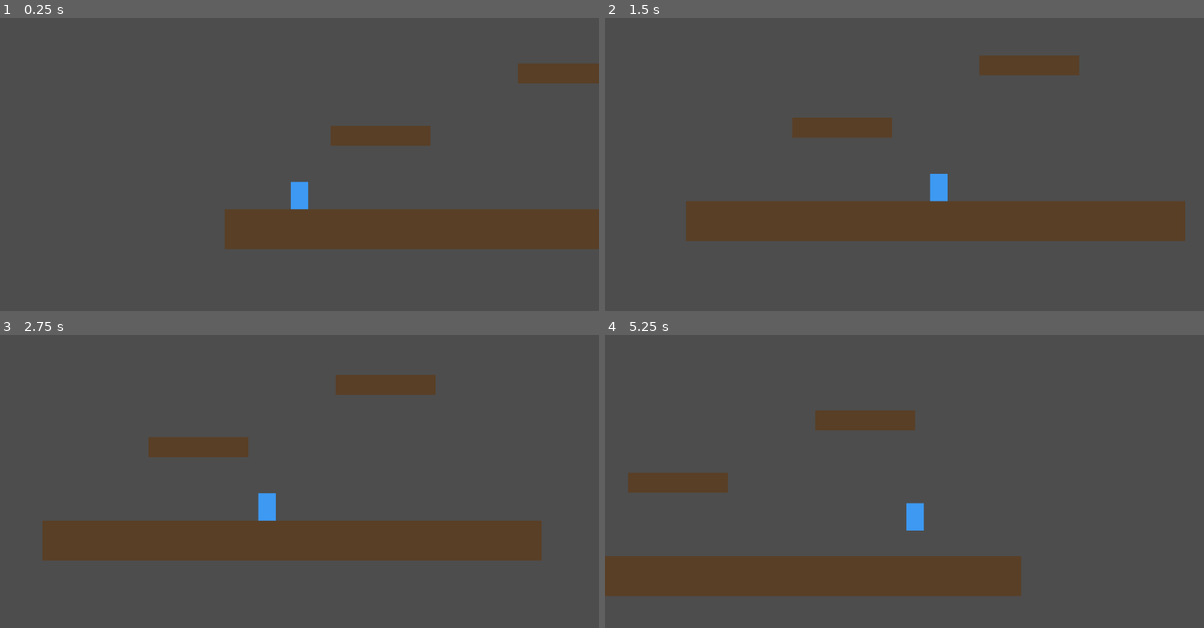
Above: before the commit, frames 1-4 (two rows, left to right).
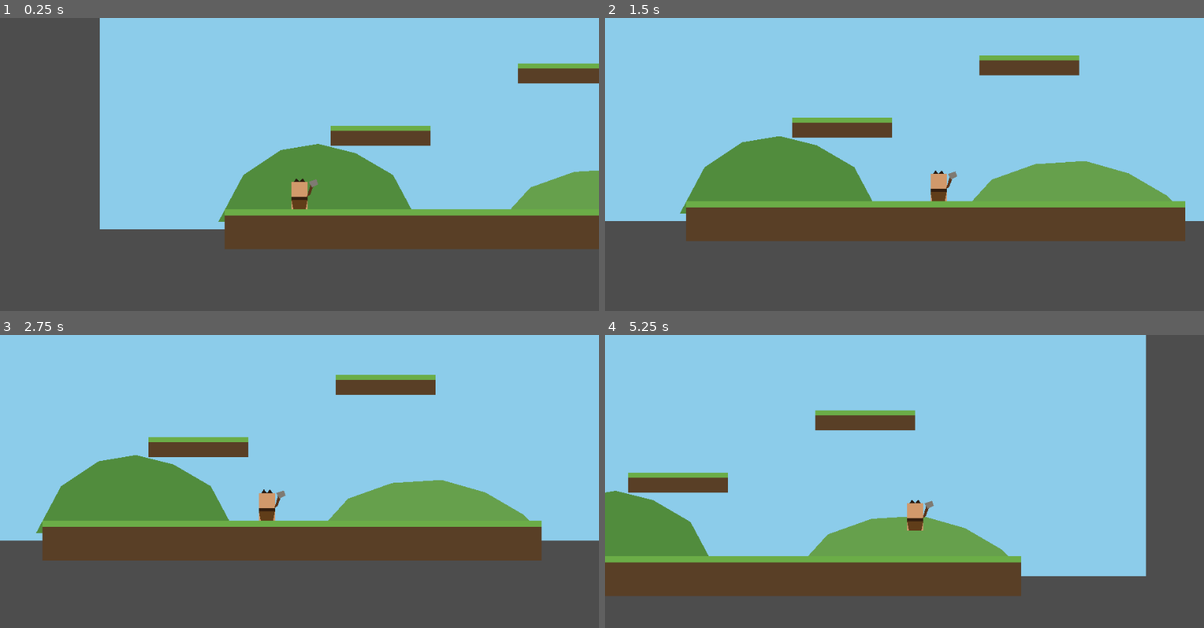
Above: after the commit, the same moments.

Repository: BrettSaley/Godot-platformer
Game: Godot game, scene res://scenes/Main.tscn
Two runs of this game, one before a commit and one after it. Both use one fixed random seed, a clock stepped at 60 frames per second and the inputs below.
Inputs:
- Up to frame 1 (0.25 s): no input
- Up to frame 2 (1.5 s): tap Enter (ui_accept) at 0.5, 0.77 s; hold Right (ui_right) from 0.53 s (still down)
- Up to frame 3 (2.75 s): tap Enter (ui_accept) at 1.52 s; release Right (ui_right) at 2.03 s; hold Left (ui_left) from 2.03 s (still down)
- Up to frame 4 (5.25 s): release Left (ui_left) at 2.78 s; hold Right (ui_right) 2.78-4.28 s; tap Enter (ui_accept) at 3.02, 3.77, 4.52 s; hold Left (ui_left) 4.28-5.03 s; hold Right (ui_right) from 5.03 s (still down)

The runs differ from the first frame. In frame 1, 56% of the frame differs, in the area x 16-100%, y 0-73%; in frame 2, 64%; in frame 3, 65%; in frame 4, 70%, in the area x 0-91%, y 0-83%.

Commit message:
Reskin player as barbarian, level as grassy hillside
Player: tan skin, dark mohawk hair, loincloth/belt, and a club.
Level: sky backdrop, rolling green hills, and grass-topped
ground/platforms instead of plain dirt-colored boxes.

Co-Authored-By: Claude Sonnet 5 <noreply@anthropic.com>

Diff:
--- a/scenes/Main.tscn
+++ b/scenes/Main.tscn
@@ -10,6 +10,20 @@
 
 [node name="Main" type="Node2D"]
 
+[node name="Sky" type="Polygon2D" parent="."]
+color = Color(0.55, 0.8, 0.92, 1)
+polygon = PackedVector2Array(-200, -400, 1000, -400, 1000, 500, -200, 500)
+
+[node name="Hill1" type="Polygon2D" parent="."]
+position = Vector2(150, 468)
+color = Color(0.32, 0.55, 0.24, 1)
+polygon = PackedVector2Array(-160, 20, -120, -55, -60, -95, 0, -105, 60, -90, 120, -55, 160, 20)
+
+[node name="Hill2" type="Polygon2D" parent="."]
+position = Vector2(620, 468)
+color = Color(0.4, 0.63, 0.3, 1)
+polygon = PackedVector2Array(-180, 20, -130, -35, -60, -60, 20, -65, 90, -45, 150, -10, 180, 20)
+
 [node name="Ground" type="StaticBody2D" parent="."]
 position = Vector2(400, 500)
 
@@ -19,6 +33,10 @@
 [node name="Polygon2D" type="Polygon2D" parent="Ground"]
 color = Color(0.35, 0.25, 0.15, 1)
 polygon = PackedVector2Array(-400, -32, 400, -32, 400, 32, -400, 32)
+
+[node name="Grass" type="Polygon2D" parent="Ground"]
+color = Color(0.42, 0.68, 0.28, 1)
+polygon = PackedVector2Array(-400, -32, 400, -32, 400, -22, -400, -22)
 
 [node name="Platform1" type="StaticBody2D" parent="."]
 position = Vector2(250, 350)
@@ -30,6 +48,10 @@
 color = Color(0.35, 0.25, 0.15, 1)
 polygon = PackedVector2Array(-80, -16, 80, -16, 80, 16, -80, 16)
 
+[node name="Grass" type="Polygon2D" parent="Platform1"]
+color = Color(0.42, 0.68, 0.28, 1)
+polygon = PackedVector2Array(-80, -16, 80, -16, 80, -8, -80, -8)
+
 [node name="Platform2" type="StaticBody2D" parent="."]
 position = Vector2(550, 250)
 
@@ -40,5 +62,9 @@
 color = Color(0.35, 0.25, 0.15, 1)
 polygon = PackedVector2Array(-80, -16, 80, -16, 80, 16, -80, 16)
 
+[node name="Grass" type="Polygon2D" parent="Platform2"]
+color = Color(0.42, 0.68, 0.28, 1)
+polygon = PackedVector2Array(-80, -16, 80, -16, 80, -8, -80, -8)
+
 [node name="Player" parent="." instance=ExtResource("1_player")]
 position = Vector2(120, 420)
--- a/scenes/Player.tscn
+++ b/scenes/Player.tscn
@@ -11,9 +11,29 @@
 [node name="CollisionShape2D" type="CollisionShape2D" parent="."]
 shape = SubResource("RectangleShape2D_player")
 
-[node name="Polygon2D" type="Polygon2D" parent="."]
-color = Color(0.24, 0.6, 0.95, 1)
-polygon = PackedVector2Array(-14, -22, 14, -22, 14, 22, -14, 22)
+[node name="Body" type="Polygon2D" parent="."]
+color = Color(0.82, 0.6, 0.42, 1)
+polygon = PackedVector2Array(-13, -22, 13, -22, 13, 22, -13, 22)
+
+[node name="Hair" type="Polygon2D" parent="."]
+color = Color(0.16, 0.1, 0.06, 1)
+polygon = PackedVector2Array(-9, -22, 9, -22, 5, -28, 0, -22, -5, -28)
+
+[node name="Belt" type="Polygon2D" parent="."]
+color = Color(0.2, 0.12, 0.06, 1)
+polygon = PackedVector2Array(-13, 2, 13, 2, 13, 7, -13, 7)
+
+[node name="Loincloth" type="Polygon2D" parent="."]
+color = Color(0.38, 0.24, 0.1, 1)
+polygon = PackedVector2Array(-13, 7, 13, 7, 10, 22, -10, 22)
+
+[node name="ClubHandle" type="Polygon2D" parent="."]
+color = Color(0.35, 0.2, 0.1, 1)
+polygon = PackedVector2Array(12, 2, 17, -1, 24, -20, 19, -22)
+
+[node name="ClubHead" type="Polygon2D" parent="."]
+color = Color(0.5, 0.48, 0.45, 1)
+polygon = PackedVector2Array(15, -22, 27, -26, 30, -18, 20, -13)
 
 [node name="Camera2D" type="Camera2D" parent="."]
 position_smoothing_enabled = true
